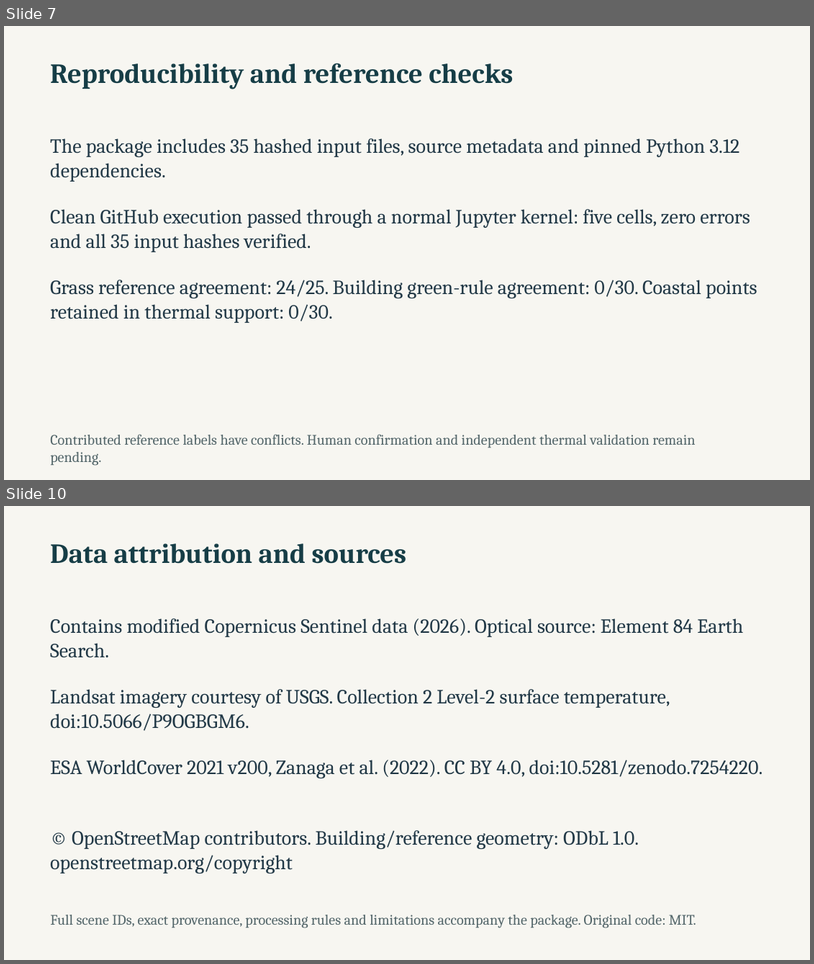
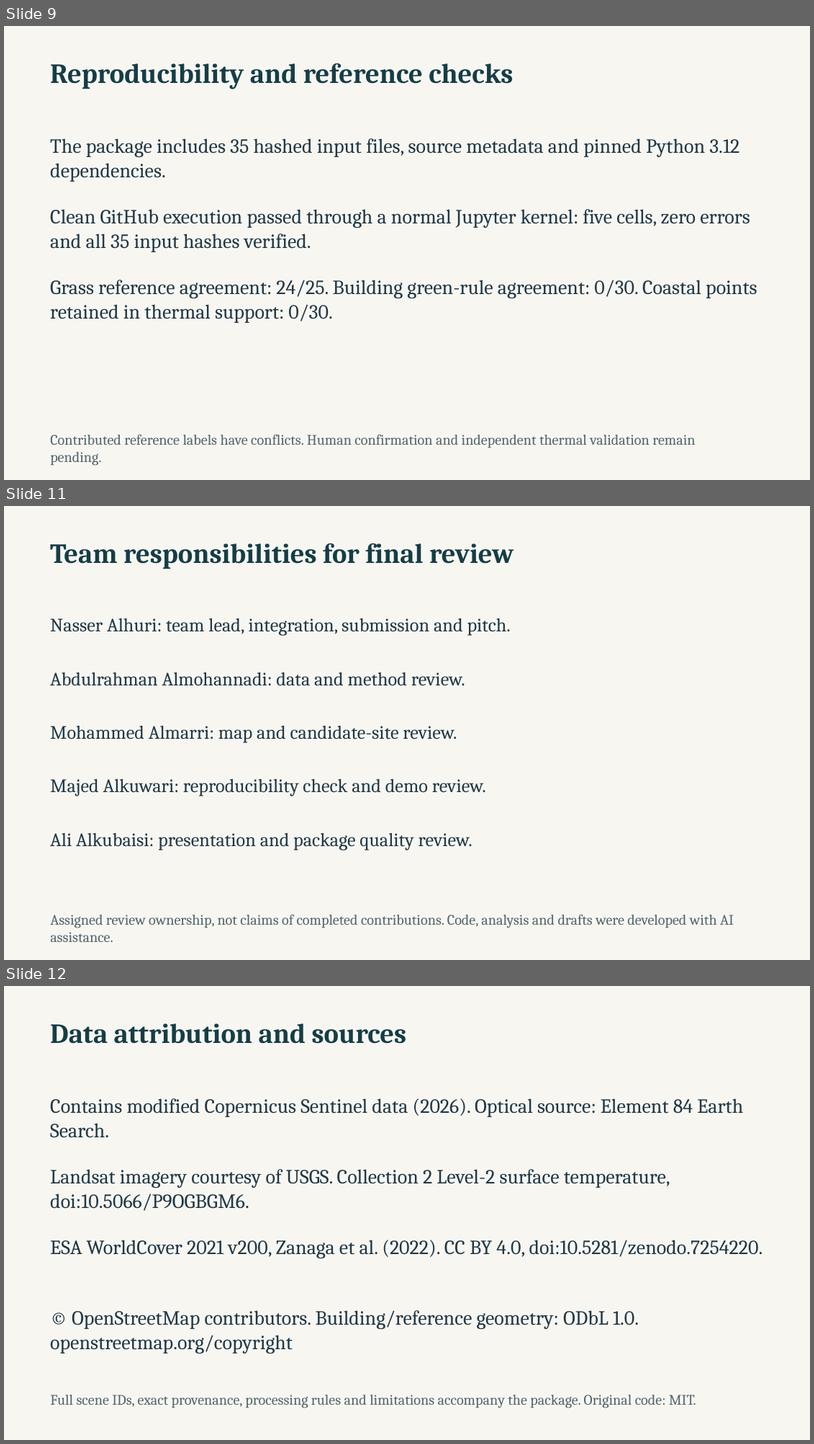
Before and after one commit to NasserAlhuri/spaceHacathon, a slide deck: docs/UrbanHeat-AlKhor-Pitch.pptx. Shown one above the other, each under a label of ours: slides 7 and 10 before the commit, slides 9, 11 and 12 after it; the slides between them are not shown. The pictures are 814x964 and 814x1444 pixels, drawn with LibreOffice and Linux fonts; fonts in the diff are those of the drawing. Boxes give left, top, right and bottom in pixels: in the first picture for what was removed or moved away, otherwise in the second. Text is boxed around its words. In the diff, an @@ line names an element or a change of style, - is before the commit and + after.

Commit message:
Complete Al Khor review deck and assign honest team responsibilities [skip ci]

```diff
--- a/docs/UrbanHeat-AlKhor-Pitch.pptx
+++ b/docs/UrbanHeat-AlKhor-Pitch.pptx
@@ slide 11 added at bbox=[4, 506, 810, 960], background #F7F6F1 @@
@@ text added at bbox=[50, 543, 514, 569], 33 pt, text #163D46, bold @@
+Team responsibilities for final review
@@ text added at bbox=[50, 618, 511, 636], 22.5 pt, text #213846 @@
+Nasser Alhuri: team lead, integration, submission and pitch.
@@ text added at bbox=[50, 672, 466, 686], 22.5 pt, text #213846 @@
+Abdulrahman Almohannadi: data and method review.
@@ text added at bbox=[50, 725, 457, 743], 22.5 pt, text #213846 @@
+Mohammed Almarri: map and candidate-site review.
@@ text added at bbox=[50, 778, 486, 796], 22.5 pt, text #213846 @@
+Majed Alkuwari: reproducibility check and demo review.
@@ text added at bbox=[50, 832, 473, 850], 22.5 pt, text #213846 @@
+Ali Alkubaisi: presentation and package quality review.
@@ text added at bbox=[50, 914, 734, 942], 17.2 pt, text #526569 @@
+Assigned review ownership, not claims of completed contributions. Code, analysis and drafts were developed with AI assistance.
@@ what was slide 7 is now slide 9 @@
@@ what was slide 10 is now slide 12 @@
```
Also in this commit, not shown: 3 slides changed, 2 other slides added, 1 slide removed, 9 other files.
